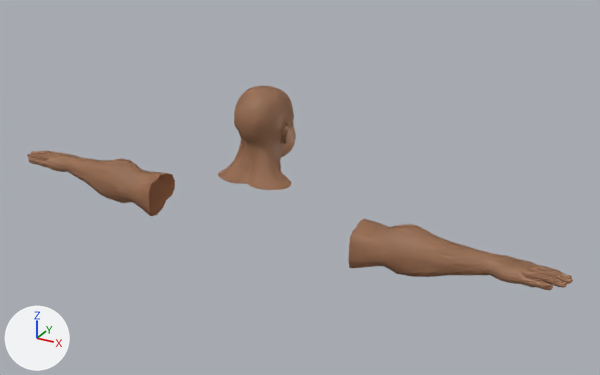
Renders of the FBX model spikes/Unity3D/Assets/Characters/FacialPilot/MaleSportFace.fbx from each side of a commit.
One viewpoint serves both versions: a 50 mm camera at (1.208, -1.985, 2.51) aimed at (0.11, 0.011, 1.512). The lights are fixed; the arrows at lower left show +X, +Y and +Z. The older version comes first.

Objects in the first picture: 'CH_FacialPilot_Sport_Original', 'CH_FacialPilot_Sport_Square'.
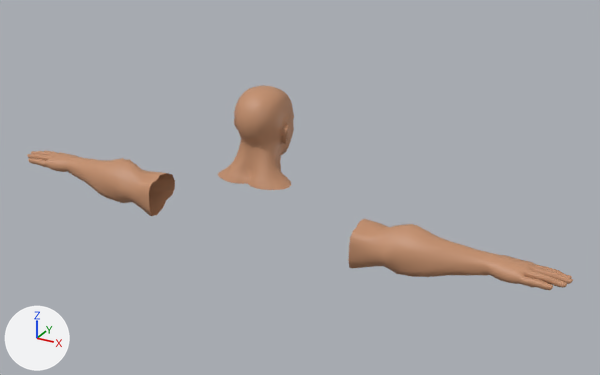
What differs and where, as boxes [x1, y1, x2, y2] in the pictures (600 x 375 px):
'CH_FacialPilot_Sport_Square', deleted: before [218, 124, 296, 190]

The change in detail:
Object 'CH_FacialPilot_Sport_Square' (ob_ch_facialpilot_sport_square) is deleted.
